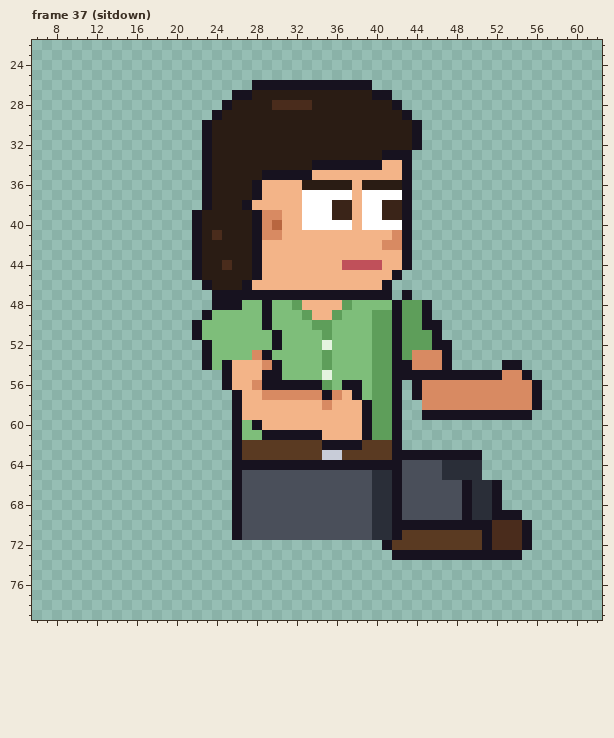
Pixel-art file: sprites/clients/client_vetrec_a_right_anim.aseprite. This is how it looked before the edit.
64x80 pixels, 129 frames. Colours within 5 levels of each other are drawn and written as one. Shown: frame 37 (sitdown): x 6..62, y 22..79. The old version is drawn lined up with the new one. The commit also changed other frames, which this record leaves out.
The same view after the edit:
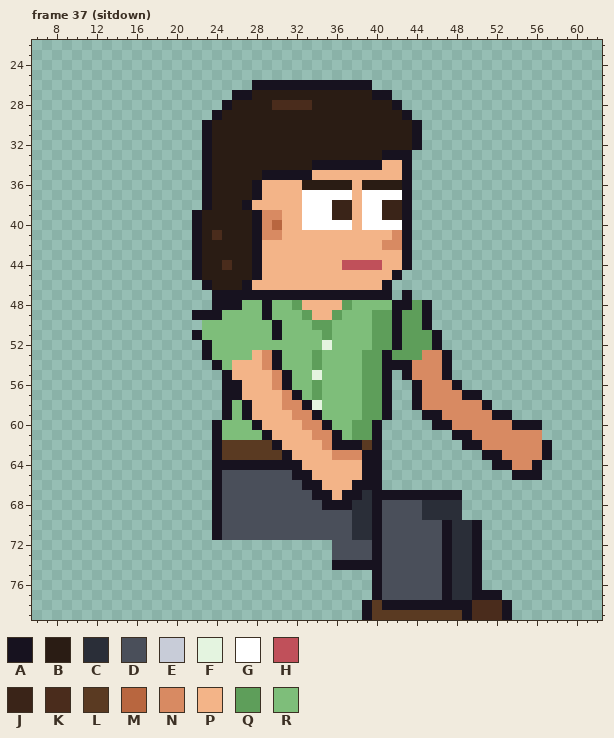
Palette (. is transparent): A #17121f  B #2a1c14  C #2a2e38  D #4a4f5a  E #c8ccd8  F #e4f4e0  G #ffffff  H #c0505a  J #3a2418  K #4a2c1c  L #5a3a22  M #b8663f  N #d88a62  P #f3b488  Q #5e9e5a  R #7ebe7a
The exact change:
whole drawing moved by +2,-6 (the old picture is shown already moved)
--- frame 37 (sitdown)
@@ x 6..62 @@
 47 ..................AAAAAAAAAAAAAAAAAA.A...................
-48 ..................AAARRARRQPPPPQRRRRAQQA.................
-49 .................ARRRRRARRRQPPQRRRQQAQQA.................
-50 ................ARRRRRRARRRRQQRRRRQQAQQAA................
+48 ..................AAARRARRQPPPPQRRRRAAQA.................
+49 ................AAARRRRARRRQPPQRRRQQAQQA.................
+50 .................RRRRRRRARRRQQRRRRQQAQQA.................
 51 ................ARRRRRRRARRRRQRRRRQQAQQQA................
-52 .................ARRRRRRARRRRFRRRRQQAQQQAA...............
-53 .................ARRRRNARRRRRQRRRRQQAQNNNA...............
-54 .................ARAPPPNARRRRQRRRRQQAANNNA.....AA........
-55 ...................APPPAARRRRFRRRRQQAAAAAAAAAAANNA.......
-56 ...................APPNAAAAAAQRAARQQA.ANNNNNNNNNNNA......
-57 ....................APPNNNNNNANPARQQA.ANNNNNNNNNNNA......
-58 ....................APPPPPPPPNPPPAQQA..NNNNNNNNNNNA......
-59 ....................APPPPPPPPPPPPAQQA..AAAAAAAAAAA.......
-60 ....................ARAPPPPPPPPPPAQQA....................
-61 ....................ARRAAAAAAPPPPAQQA....................
-62 ....................ALLLLLLLLAAAALLLA....................
-63 ....................ALLLLLLLLEELLLLLAAAAAAAAA............
-64 ....................AAAAAAAAAAAAAAAAADDDDCCCC............
-65 ....................ADDDDDDDDDDDDDCCADDDDCCCC............
-66 ....................ADDDDDDDDDDDDDCCADDDDDDACCA..........
-67 ....................ADDDDDDDDDDDDDCCADDDDDDACCA..........
-68 ....................ADDDDDDDDDDDDDCCADDDDDDACCA..........
-69 ....................ADDDDDDDDDDDDDCCADDDDDDACCAAA........
-70 ....................ADDDDDDDDDDDDDCCAAAAAAAAAAKKKA.......
-71 ....................ADDDDDDDDDDDDDCCALLLLLLLLAKKKA.......
-72 ...................................ALLLLLLLLLAKKKA.......
-73 ....................................AAAAAAAAAAAAA........
-74 .........................................................
-75 .........................................................
-76 .........................................................
-77 .........................................................
-78 .........................................................
-79 .........................................................
+52 .................ARRRRRRRRRRRFRRRRQQAQQQA................
+53 .................ARRRRPNARRRQRRRRQQAQQQNNA...............
+54 ..................ARPPPNARRRQRRRRQQAAANNNA...............
+55 ...................APPPPNARRFRRRRQQA.ANNNA...............
+56 ...................AAPPPNARRQRRRRQQA..ANNNA..............
+57 ...................AAPPPPNARQRRRRQQA..ANNNNAA............
+58 ...................ARAPPPNNAFRRRRQQA..ANNNNNNA...........
+59 ...................ARAPPPPNNARRRRQQA...AANNNNNAA.........
+60 ..................ARRRAPPPPNNARRQQA.....AANNNNNNAAA......
+61 ..................ARRRRAPPPPNNARQQA.......AANNNNNNN......
+62 ..................ALLLLLAPPPPNAAALA........AANNNNNNA.....
+63 ..................ALLLLLLAPPPPNNNAA..........AANNNNA.....
+64 ..................AAAAAAAAAPPPPPPAA...........AANNA......
+65 ..................ADDDDDDDAAPPPPPAA.............AAA......
+66 ..................ADDDDDDDDAAPPPAAA......................
+67 ..................ADDDDDDDDDAAPAACAAAAAAAAA..............
+68 ..................ADDDDDDDDDDAAACCADDDDCCCC..............
+69 ..................ADDDDDDDDDDDDDCCADDDDCCCC..............
+70 ..................ADDDDDDDDDDDDDCCADDDDDDACCA............
+71 ..................ADDDDDDDDDDDDDCCADDDDDDACCA............
+72 ..............................DDDDADDDDDDACCA............
+73 ..............................DDDDADDDDDDACCA............
+74 ..............................AAAAADDDDDDACCA............
+75 ..................................ADDDDDDACCA............
+76 ..................................ADDDDDDACCA............
+77 ..................................ADDDDDDACCAAA..........
+78 .................................ALAAAAAAAAAKKKA.........
+79 .................................ALLLLLLLLLAKKKA.........
Changed places in both pictures, as pixel boxes (x1, y1, x2, y2):
changed: (192, 300, 552, 620)
